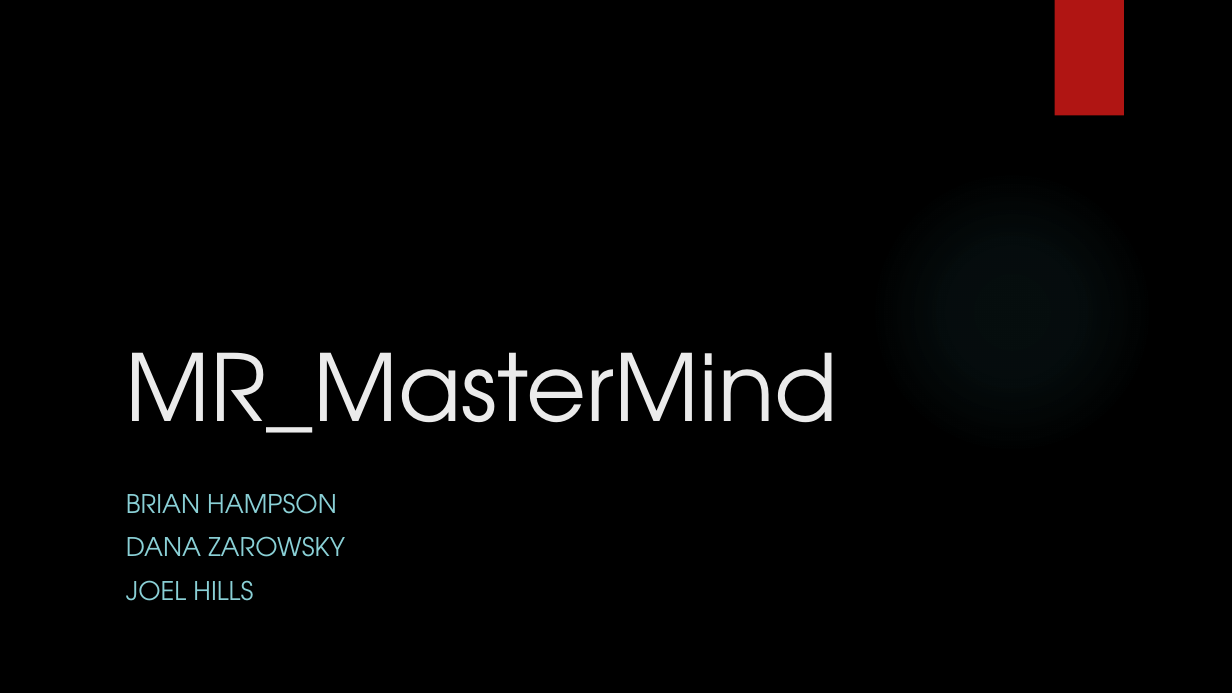
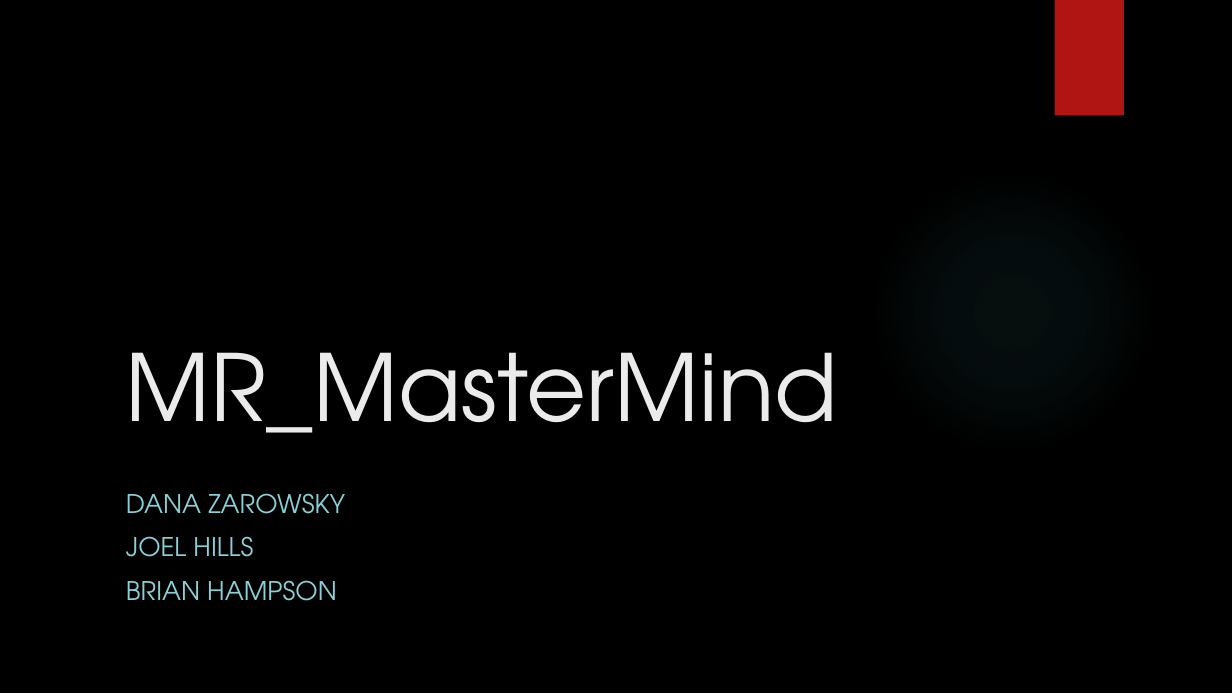
Before and after one commit to brianham/MR_MasterMind, a slide deck: slide 1 of Docs/MR_MasterMind.pptx. Drawn at 1232x693 pixels with LibreOffice and Linux fonts; fonts in the diff are those of the drawing; background and template pictures are left out. Boxes give left, top, right and bottom in pixels: in the first picture for what was removed or moved away, otherwise in the second. Text is boxed around its words. In the diff, an @@ line names an element or a change of style, - is before the commit and + after.

```diff
--- a/Docs/MR_MasterMind.pptx
+++ b/Docs/MR_MasterMind.pptx
@@ subtitle at (126,493,337,514): paragraph removed @@
-BRIAN HAMPSON
@@ subtitle at (126,580,337,601): paragraph added @@
+BRIAN HAMPSON
```
Also in this commit, not shown: 1 other slide changed, 2 slides added.
